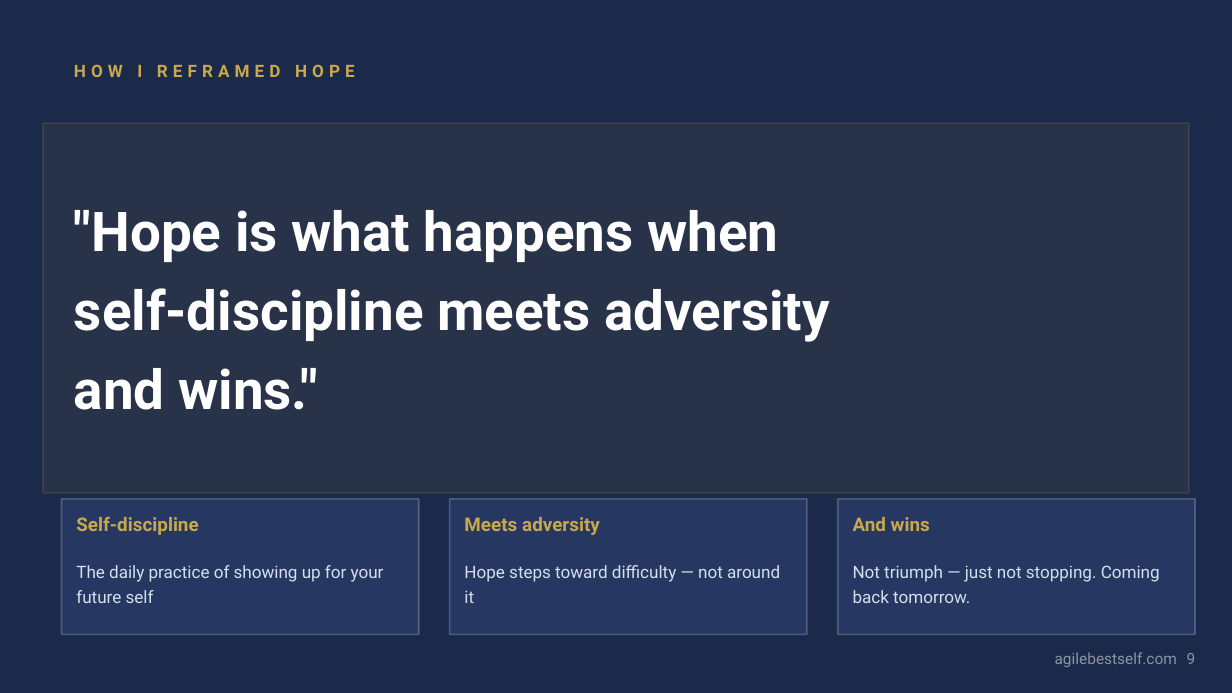
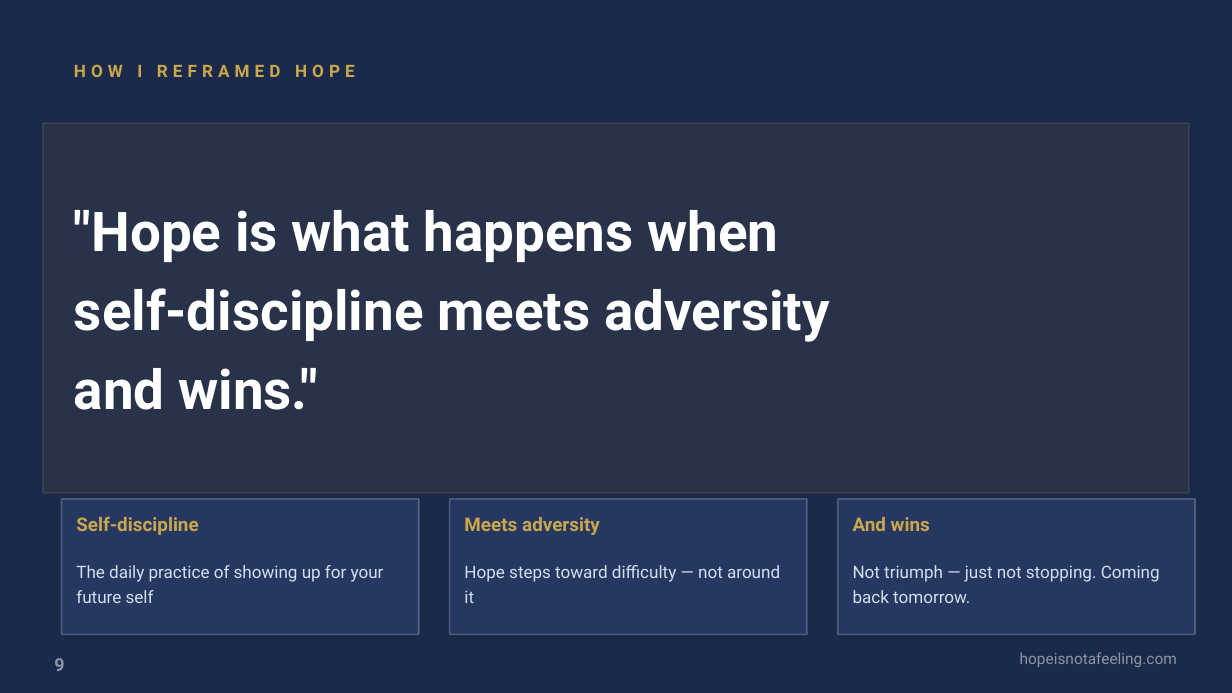
Before and after one commit to brhackerson/the-hope-habit, a slide deck: slide 9 of talks/hope-practice.pptx. Drawn at 1232x693 pixels with LibreOffice and Linux fonts; fonts in the diff are those of the drawing. Boxes give left, top, right and bottom in pixels: in the first picture for what was removed or moved away, otherwise in the second. Text is boxed around its words. In the diff, an @@ line names an element or a change of style, - is before the commit and + after.

```diff
--- a/talks/hope-practice.pptx
+++ b/talks/hope-practice.pptx
@@ page number added at bbox=[54, 658, 64, 671], 10.5 pt, text #FFFFFF at 50% opacity, bold @@
+9
@@ text at bbox=[1020, 652, 1177, 667]: text changed @@
-agilebestself.com
+hopeisnotafeeling.com
@@ text removed at bbox=[1187, 653, 1196, 664] @@
-9
```
Also in this commit, not shown: 17 other slides changed.
